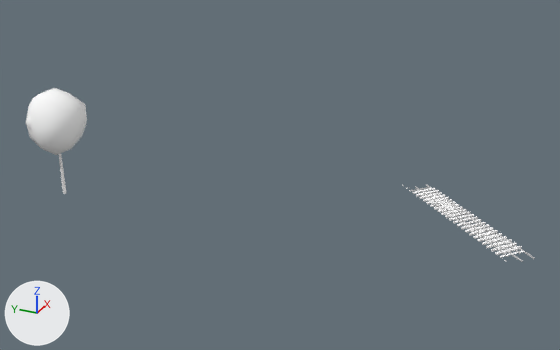
Two versions of the glTF model cities/arlov-borggatan/pack/tiles/c-5_8.glb, one commit apart.
Camera for both pictures: a 50 mm camera at (-319.8, 473.6, 39.3) aimed at (-250.9, 504.6, 4.8). Lighting does not change. The marker at lower left points along +X, +Y and +Z. The first picture is the older version. Where no turn or scale is listed for an object, it has been applied to the vertices.

In view in the first picture: 'SM_Rails_-5_8', 'SM_Trees_-5_8'.
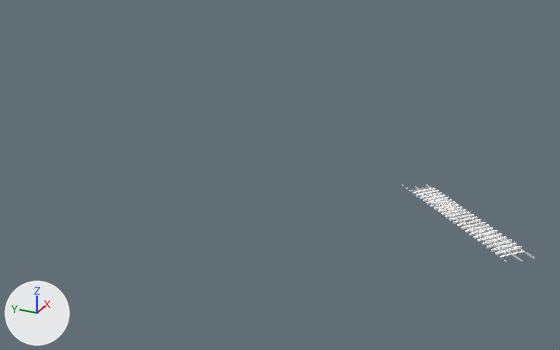
The newer file is also turned or shifted as a whole; pictures and numbers use the older file's frame.

Pixel boxes [x1, y1, x2, y2] of what changed, in the pictures (560 x 350 px):
'SM_Trees_-5_8', deleted: before [26, 88, 87, 194]
    faces in mat_m_leaf (white #ffffff): [26, 88, 87, 155]
    faces in mat_m_bark_wood (white #ffffff): [59, 154, 67, 194]

Edits to the bpy script that builds the scene:
```text
Remove ob_sm_trees__5_8:
    ob_sm_trees__5_8 = bpy.data.objects.new('SM_Trees_-5_8', me_sm_trees__5_8)
    ob_sm_trees__5_8.location = (-257.17, 528.41, 6.97)
```
